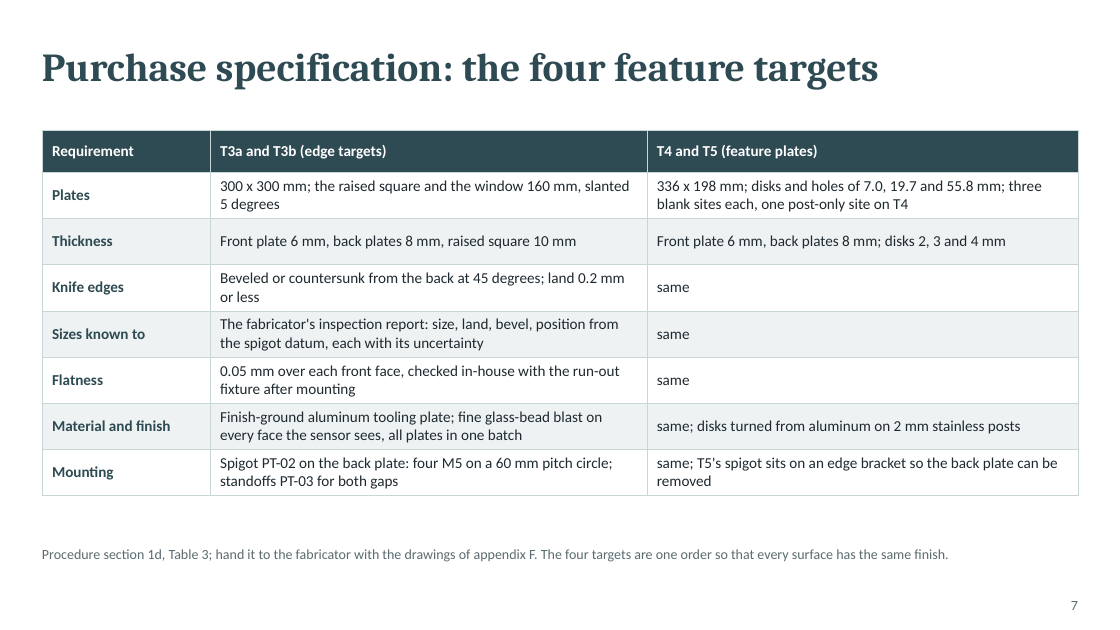
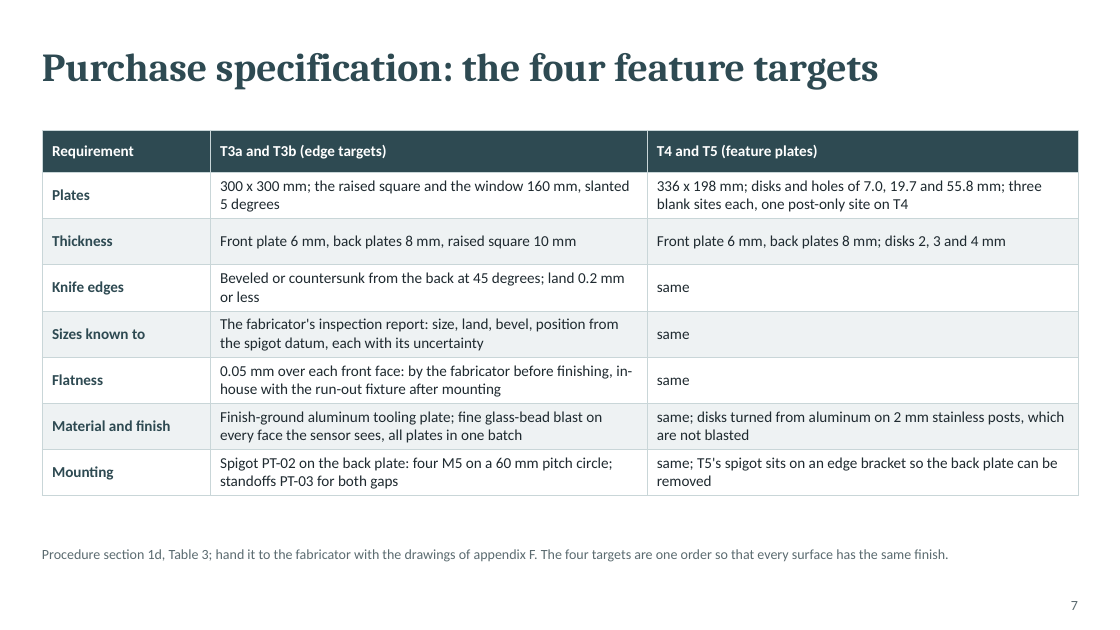
Before and after one commit to glibertyreach/sensor_performance_estimation, a slide deck: slide 7 of docs/presentations/vsx3000_procurement_build.pptx. Drawn at 1120x630 pixels with LibreOffice and Linux fonts; fonts in the diff are those of the drawing. Boxes give left, top, right and bottom in pixels: in the first picture for what was removed or moved away, otherwise in the second. Text is boxed around its words. In the diff, an @@ line names an element or a change of style, - is before the commit and + after.

```diff
--- a/docs/presentations/vsx3000_procurement_build.pptx
+++ b/docs/presentations/vsx3000_procurement_build.pptx
@@ table at <box>42,130,1078,493</box> @@
-row 6, column 2: 0.05 mm over each front face, checked in-house with the run-out fixture after mounting
+row 6, column 2: 0.05 mm over each front face: by the fabricator before finishing, in-house with the run-out fixture after mounting
-row 7, column 3: same; disks turned from aluminum on 2 mm stainless posts
+row 7, column 3: same; disks turned from aluminum on 2 mm stainless posts, which are not blasted
```
Also in this commit, not shown: 1 other slide changed, 12 other files.
